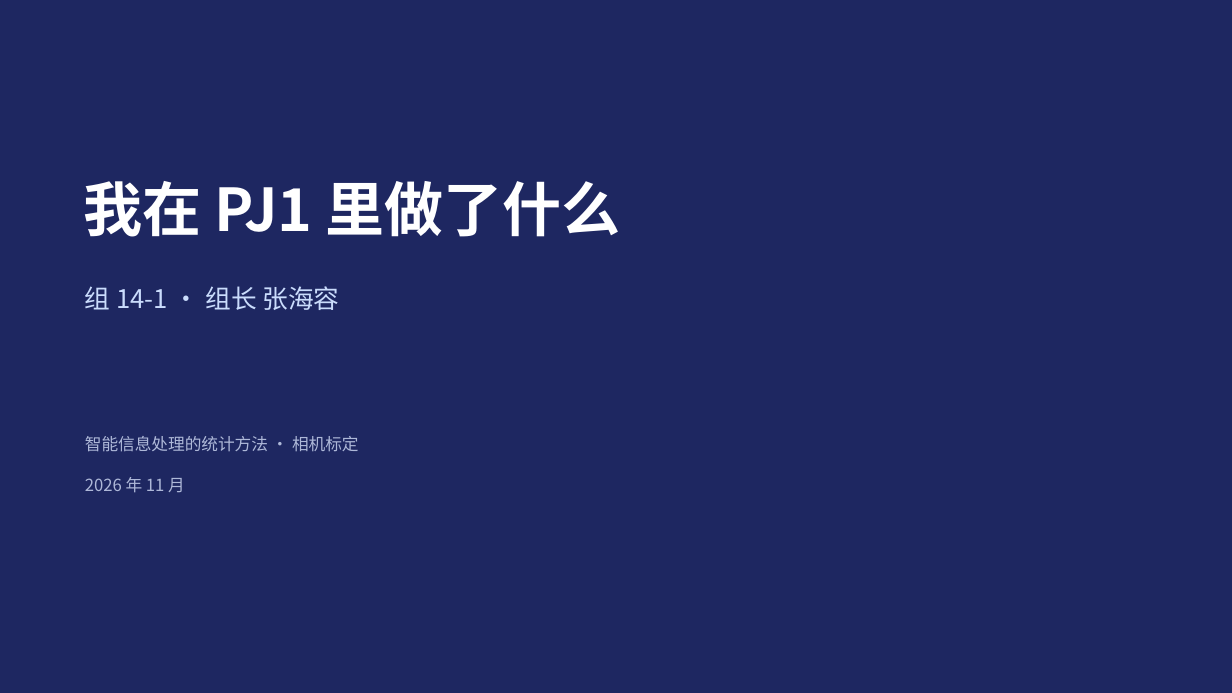
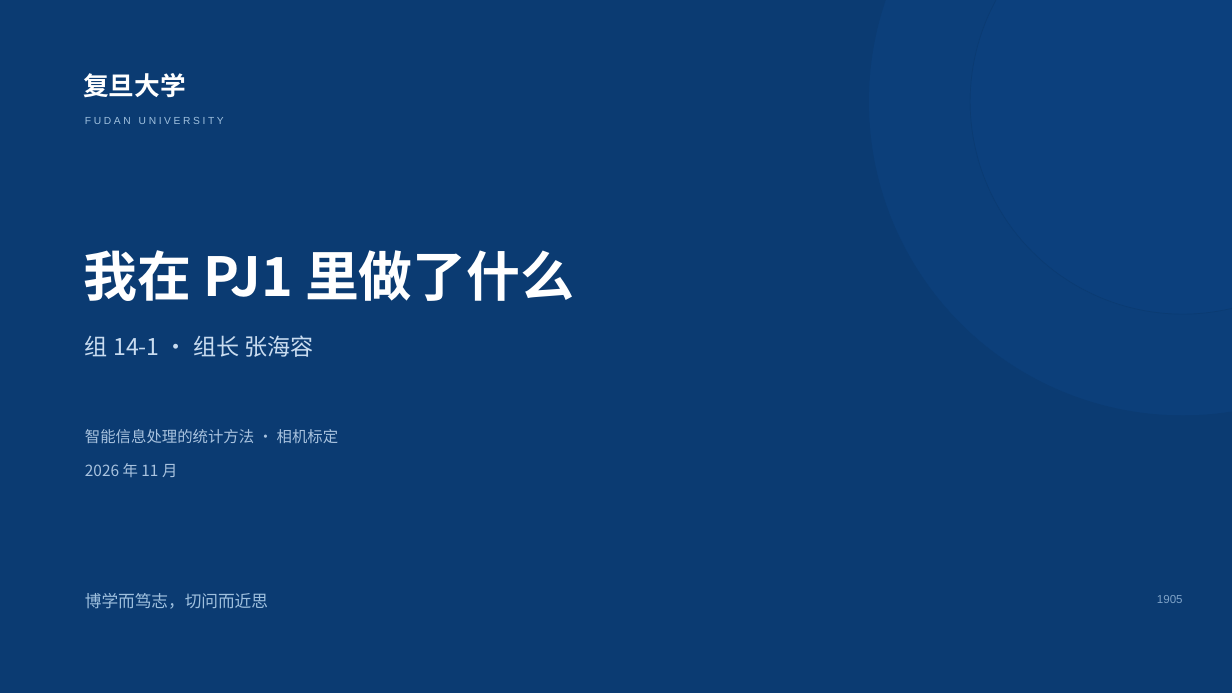
Before and after one commit to HRzhangStat/camera-calibration, a slide deck: slide 1 of 组14-1-组长贡献.pptx. Drawn at 1232x693 pixels with LibreOffice and Linux fonts; fonts in the diff are those of the drawing. Boxes give left, top, right and bottom in pixels: in the first picture for what was removed or moved away, otherwise in the second. Text is boxed around its words. In the diff, an @@ line names an element or a change of style, - is before the commit and + after.

```diff
--- a/组14-1-组长贡献.pptx
+++ b/组14-1-组长贡献.pptx
@@ background #1E2761 to #0B3B72 @@
@@ ellipse added at bbox=[869, 0, 1232, 416], fill #0F4585 at 45% opacity, outline #0B3B72 0.5 pt @@
@@ ellipse added at bbox=[970, 0, 1232, 314], fill #0F4585 at 30% opacity, outline #0B3B72 0.5 pt @@
@@ text added at bbox=[83, 73, 186, 98], 20 pt, text #FFFFFF, bold @@
+复旦大学
@@ text added at bbox=[85, 117, 224, 124], 8 pt, text #9FC0DE @@
+FUDAN UNIVERSITY
@@ text "我在 PJ1 里做了什么": place and size @@
-text "我在 PJ1 里做了什么" at bbox=[83, 181, 621, 237]
+text "我在 PJ1 里做了什么" at bbox=[83, 250, 575, 301]
@@ text "我在 PJ1 里做了什么" at bbox=[83, 250, 575, 301]: size 46 to 42 pt @@
@@ text "组 14-1 · 组长 张海容": place and size @@
-text "组 14-1 · 组长 张海容" at bbox=[85, 286, 340, 310]
+text "组 14-1 · 组长 张海容" at bbox=[85, 335, 314, 357]
@@ text "组 14-1 · 组长 张海容" at bbox=[85, 335, 314, 357]: size 20 to 18 pt, text colour #CADCFC to #C9DCF0 @@
@@ text "智能信息处理的统计方法 · 相机标定" at bbox=[85, 429, 339, 443]: size 13 to 12 pt, text colour #AEB8D8 to #A9C3DF @@
@@ text "2026 年 11 月" at bbox=[85, 463, 177, 477]: size 13 to 12 pt, text colour #AEB8D8 to #A9C3DF @@
@@ text "2026 年 11 月": place and size @@
-text "2026 年 11 月" at bbox=[85, 477, 185, 493]
+text "2026 年 11 月" at bbox=[85, 463, 177, 477]
@@ text added at bbox=[85, 593, 268, 609], 13 pt, text #9FC0DE @@
+博学而笃志，切问而近思
@@ text added at bbox=[1157, 595, 1183, 603], 9 pt, text #7FA3C8 @@
+1905
```
Also in this commit, not shown: 10 other slides changed.
